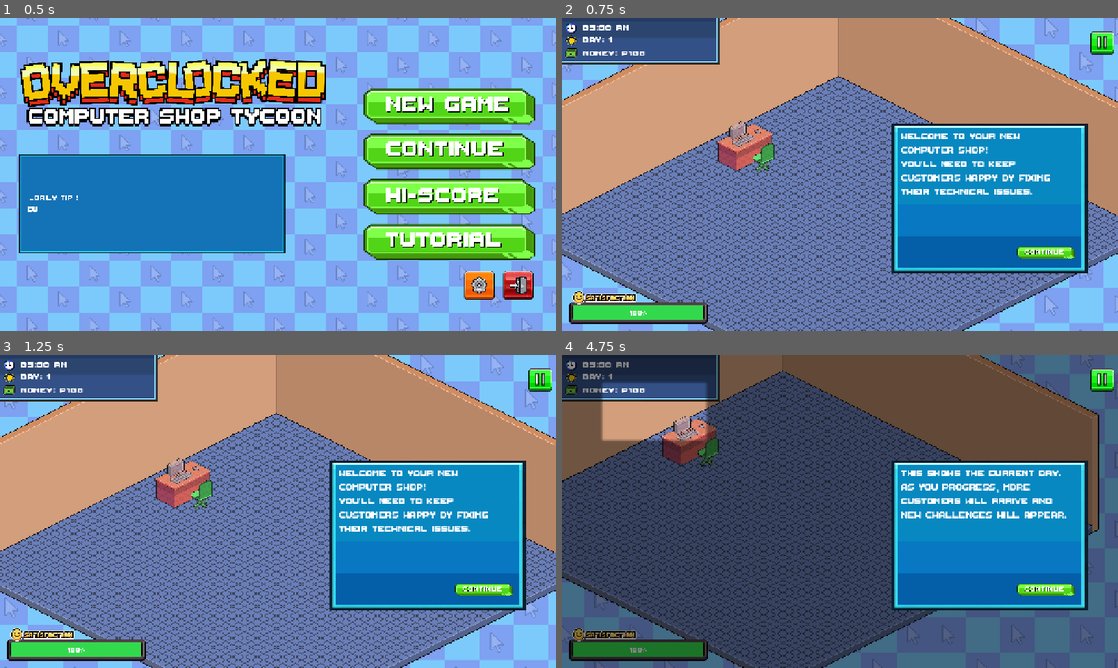
Above: before the commit, frames 1-4 (two rows, left to right).
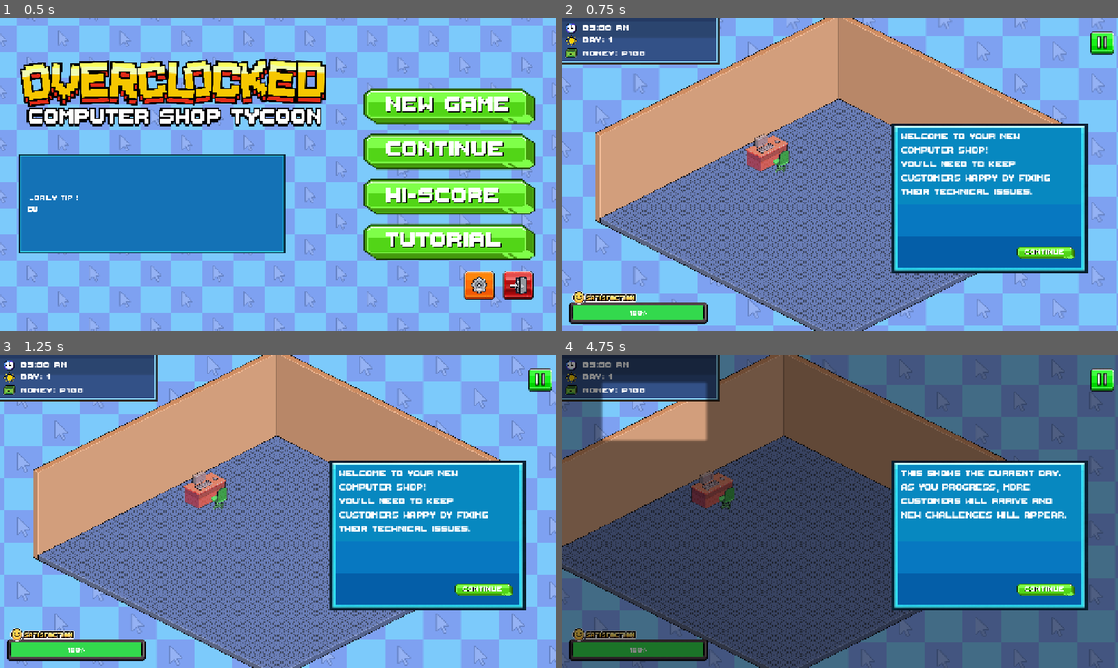
Above: after the commit, the same moments.

Repository: vinnyy-ph/gvd-project-overclocked
Game: Godot game, scene res://ui/main_menu_v2/MainMenuV2.tscn
The game is run twice, just before and just after one commit, with the same random seed, the same clock (stepped at 60 frames per second) and the same inputs. Sound files missing from this copy of the repository are replaced by a short silence.
Inputs (mouse positions are in pixels of both pictures, inside the frame that each line leads up to):
- Up to frame 1 (0.5 s): no input
- Up to frame 2 (0.75 s): click (1012, 243) at 0.5 s
- Up to frame 3 (1.25 s): no input
- Up to frame 4 (4.75 s): click (1045, 589) at 1.25 s; tap Enter at 2 s; move the mouse to (962, 495) at 2.02 s; hold Right (ui_right) 2.03-2.75 s; click (962, 495) at 2.17 s; drag from (728, 527) to (812, 574) at 2.77 s; move the mouse to (895, 442) at 3.52 s; hold Right (ui_right) 3.53-4.25 s; click (895, 442) at 3.67 s; drag from (812, 574) to (673, 464) at 4.27 s

Frame 1 is identical in both runs. In frame 2, 43% of the frame differs, in the area x 0-100%, y 0-100%; in frame 3, 43%; in frame 4, 39%.

Commit message:
Add mobile pinch-zoom and adaptive camera
Enable touch support for camera dragging and two-finger pinch zoom in shop_floor scrollable scripts; add a unified _zoom_camera helper, calculate dynamic min_zoom based on viewport vs scene size, and improve clamp_camera to center when fully zoomed out. Update tutorial variant with the same touch/zoom logic. Add a checkered background TextureRect with a shader material to the tutorial scene. Also tweak settings.tscn slider defaults (max=1.0, step=0.01, value=0.8) for audio sliders.

Diff:
--- a/core/shop_floor/shop_floor_scrollable.gd
+++ b/core/shop_floor/shop_floor_scrollable.gd
@@ -27,6 +27,11 @@
 var dragging: bool = false
 var last_drag_position: Vector2 = Vector2.ZERO
 
+# --- MOBILE CAMERA VARIABLES ---
+var touches: Dictionary = {}
+var last_pinch_distance: float = -1.0
+const SCENE_SIZE = Vector2(3064.0, 1408.0)
+
 # --- ANIMATION VARIABLES ---
 var base_positions: Array = []
 var float_time: float = 0.0
@@ -65,7 +70,15 @@
 	AudioManager.play_bgm("shop")
 	PauseMenu.pause_button.visible = true
 	randomize()
+
+	# Initial camera setup
 	camera.position = Vector2(1532, 704)
+
+	# Calculate dynamic min zoom to show the whole scene on any screen
+	var vs = get_viewport_rect().size
+	min_zoom = min(vs.x / SCENE_SIZE.x, vs.y / SCENE_SIZE.y)
+	camera.zoom = Vector2(max(min_zoom, 0.5), max(min_zoom, 0.5))
+
 	clamp_camera()
 
 	customer_selected.connect(_on_customer_selected)
@@ -703,39 +716,82 @@
 func handle_drag_and_zoom(event):
 	if is_customer_dragging: return
 
-	if event is InputEventMouseButton:
+	if event is InputEventScreenTouch:
+		if event.pressed:
+			touches[event.index] = event.position
+		else:
+			touches.erase(event.index)
+			last_pinch_distance = -1.0
+
+	elif event is InputEventScreenDrag:
+		touches[event.index] = event.position
+		if touches.size() == 1:
+			# Single finger drag - move camera
+			camera.position -= event.relative / camera.zoom
+			clamp_camera()
+			last_pinch_distance = -1.0
+		elif touches.size() == 2:
+			# Two finger pinch - zoom camera
+			var keys = touches.keys()
+			var pos1 = touches[keys[0]]
+			var pos2 = touches[keys[1]]
+			var current_dist = pos1.distance_to(pos2)
+			var center_point = (pos1 + pos2) / 2.0
+
+			if last_pinch_distance > 0:
+				var zoom_factor = current_dist / last_pinch_distance
+				_zoom_camera(zoom_factor, center_point)
+			last_pinch_distance = current_dist
+
+	elif event is InputEventMouseButton:
 		if event.button_index == MOUSE_BUTTON_WHEEL_UP and event.pressed:
-			camera.zoom = Vector2(min(camera.zoom.x + 0.1, max_zoom), min(camera.zoom.y + 0.1, max_zoom))
+			_zoom_camera(1.1, event.position)
 		elif event.button_index == MOUSE_BUTTON_WHEEL_DOWN and event.pressed:
-			camera.zoom = Vector2(max(camera.zoom.x - 0.1, min_zoom), max(camera.zoom.y - 0.1, min_zoom))
+			_zoom_camera(0.9, event.position)
 		elif event.button_index == MOUSE_BUTTON_LEFT:
 			dragging = event.pressed
-			if dragging: last_drag_position = event.position
+
+	elif event is InputEventMouseMotion and dragging:
+		camera.position -= event.relative / camera.zoom
 		clamp_camera()
+
 	elif event is InputEventMagnifyGesture:
-		var new_zoom = camera.zoom * event.factor
-		camera.zoom.x = clamp(new_zoom.x, min_zoom, max_zoom)
-		camera.zoom.y = clamp(new_zoom.y, min_zoom, max_zoom)
-		clamp_camera()
-	elif event is InputEventMouseMotion and dragging:
-		camera.position.x -= (event.position.x - last_drag_position.x) / camera.zoom.x
-		camera.position.y -= (event.position.y - last_drag_position.y) / camera.zoom.y
-		last_drag_position = event.position
-		clamp_camera()
-	elif event is InputEventScreenTouch:
-		dragging = event.pressed
-		if dragging: last_drag_position = event.position
-	elif event is InputEventScreenDrag and dragging:
-		camera.position.x -= (event.position.x - last_drag_position.x) / camera.zoom.x
-		camera.position.y -= (event.position.y - last_drag_position.y) / camera.zoom.y
-		last_drag_position = event.position
-		clamp_camera()
+		# Native gesture support (macOS/iOS)
+		_zoom_camera(event.factor, get_viewport().get_mouse_position())
+
+func _zoom_camera(factor: float, center_point: Vector2):
+	var old_zoom = camera.zoom
+	var new_zoom_val = clamp(old_zoom.x * factor, min_zoom, max_zoom)
+	var new_zoom = Vector2(new_zoom_val, new_zoom_val)
+
+	if old_zoom == new_zoom:
+		return
+
+	# Zoom towards the center point (cursor or pinch center)
+	var vs = get_viewport_rect().size
+	var center_offset = center_point - (vs / 2.0)
+
+	var world_pos_before = camera.position + (center_offset / old_zoom)
+	camera.zoom = new_zoom
+	var world_pos_after = camera.position + (center_offset / new_zoom)
+
+	camera.position += (world_pos_before - world_pos_after)
+	clamp_camera()
 
 func clamp_camera():
 	var vs = get_viewport_rect().size
-	var hw = (vs.x / camera.zoom.x) / 2.0
-	var hh = (vs.y / camera.zoom.y) / 2.0
-	if (vs.x / camera.zoom.x) > 3064.0: camera.position.x = 3064.0 / 2.0
-	else: camera.position.x = clamp(camera.position.x, hw, 3064.0 - hw)
-	if (vs.y / camera.zoom.y) > 1408.0: camera.position.y = 1408.0 / 2.0
-	else: camera.position.y = clamp(camera.position.y, hh, 1408.0 - hh)
+	# Effective size of viewport in world units
+	var view_size = vs / camera.zoom
+
+	# Center if zoom is too far out
+	if view_size.x >= SCENE_SIZE.x:
+		camera.position.x = SCENE_SIZE.x / 2.0
+	else:
+		var margin_x = view_size.x / 2.0
+		camera.position.x = clamp(camera.position.x, margin_x, SCENE_SIZE.x - margin_x)
+
+	if view_size.y >= SCENE_SIZE.y:
+		camera.position.y = SCENE_SIZE.y / 2.0
+	else:
+		var margin_y = view_size.y / 2.0
+		camera.position.y = clamp(camera.position.y, margin_y, SCENE_SIZE.y - margin_y)
--- a/core/shop_floor/shop_floor_scrollable_tutorial.gd
+++ b/core/shop_floor/shop_floor_scrollable_tutorial.gd
@@ -17,6 +17,13 @@
 var scroll_speed: float = 900.0
 var dragging: bool = false
 var last_drag_position: Vector2 = Vector2.ZERO
+
+# --- MOBILE CAMERA VARIABLES ---
+var touches: Dictionary = {}
+var last_pinch_distance: float = -1.0
+var min_zoom: float = 0.5
+var max_zoom: float = 1.5
+const SCENE_SIZE = Vector2(3064.0, 1408.0)
 
 # --- ANIMATION & TUTORIAL VARIABLES ---
 var base_positions: Array = []
@@ -114,8 +121,16 @@
 	AudioManager.play_bgm("shop")
 	PauseMenu.pause_button.visible = true
 	randomize()
+
+	# Initial camera setup
 	camera.position = Vector2(1532, 704)
 	initial_cam_pos = camera.position
+
+	# Calculate dynamic min zoom to show the whole scene on any screen
+	var vs = get_viewport_rect().size
+	min_zoom = min(vs.x / SCENE_SIZE.x, vs.y / SCENE_SIZE.y)
+	camera.zoom = Vector2(max(min_zoom, 0.5), max(min_zoom, 0.5))
+
 	clamp_camera()
 
 	customer_selected.connect(_on_customer_selected)
@@ -646,25 +661,82 @@
 func handle_drag_and_zoom(event):
 	if is_customer_dragging: return
 
-	if event is InputEventScreenTouch or (event is InputEventMouseButton and event.button_index == MOUSE_BUTTON_LEFT):
-		dragging = event.pressed
-		if dragging: last_drag_position = event.position
-	elif event is InputEventScreenDrag or (event is InputEventMouseMotion and dragging):
-		camera.position.x -= (event.position.x - last_drag_position.x) / camera.zoom.x
-		camera.position.y -= (event.position.y - last_drag_position.y) / camera.zoom.y
-		last_drag_position = event.position
+	if event is InputEventScreenTouch:
+		if event.pressed:
+			touches[event.index] = event.position
+		else:
+			touches.erase(event.index)
+			last_pinch_distance = -1.0
+
+	elif event is InputEventScreenDrag:
+		touches[event.index] = event.position
+		if touches.size() == 1:
+			# Single finger drag - move camera
+			camera.position -= event.relative / camera.zoom
+			clamp_camera()
+			last_pinch_distance = -1.0
+		elif touches.size() == 2:
+			# Two finger pinch - zoom camera
+			var keys = touches.keys()
+			var pos1 = touches[keys[0]]
+			var pos2 = touches[keys[1]]
+			var current_dist = pos1.distance_to(pos2)
+			var center_point = (pos1 + pos2) / 2.0
+
+			if last_pinch_distance > 0:
+				var zoom_factor = current_dist / last_pinch_distance
+				_zoom_camera(zoom_factor, center_point)
+			last_pinch_distance = current_dist
+
+	elif event is InputEventMouseButton:
+		if event.button_index == MOUSE_BUTTON_WHEEL_UP and event.pressed:
+			_zoom_camera(1.1, event.position)
+		elif event.button_index == MOUSE_BUTTON_WHEEL_DOWN and event.pressed:
+			_zoom_camera(0.9, event.position)
+		elif event.button_index == MOUSE_BUTTON_LEFT:
+			dragging = event.pressed
+
+	elif event is InputEventMouseMotion and dragging:
+		camera.position -= event.relative / camera.zoom
 		clamp_camera()
+
 	elif event is InputEventMagnifyGesture:
-		var new_zoom = camera.zoom * event.factor
-		camera.zoom.x = clamp(new_zoom.x, 0.5, 1.5)
-		camera.zoom.y = clamp(new_zoom.y, 0.5, 1.5)
-		clamp_camera()
+		# Native gesture support (macOS/iOS)
+		_zoom_camera(event.factor, get_viewport().get_mouse_position())
+
+func _zoom_camera(factor: float, center_point: Vector2):
+	var old_zoom = camera.zoom
+	var new_zoom_val = clamp(old_zoom.x * factor, min_zoom, max_zoom)
+	var new_zoom = Vector2(new_zoom_val, new_zoom_val)
+
+	if old_zoom == new_zoom:
+		return
+
+	# Zoom towards the center point (cursor or pinch center)
+	var vs = get_viewport_rect().size
+	var center_offset = center_point - (vs / 2.0)
+
+	var world_pos_before = camera.position + (center_offset / old_zoom)
+	camera.zoom = new_zoom
+	var world_pos_after = camera.position + (center_offset / new_zoom)
+
+	camera.position += (world_pos_before - world_pos_after)
+	clamp_camera()
 
 func clamp_camera():
 	var vs = get_viewport_rect().size
-	var hw = (vs.x / camera.zoom.x) / 2.0
-	var hh = (vs.y / camera.zoom.y) / 2.0
-	if (vs.x / camera.zoom.x) > 3064.0: camera.position.x = 3064.0 / 2.0
-	else: camera.position.x = clamp(camera.position.x, hw, 3064.0 - hw)
-	if (vs.y / camera.zoom.y) > 1408.0: camera.position.y = 1408.0 / 2.0
-	else: camera.position.y = clamp(camera.position.y, hh, 1408.0 - hh)
+	# Effective size of viewport in world units
+	var view_size = vs / camera.zoom
+
+	# Center if zoom is too far out
+	if view_size.x >= SCENE_SIZE.x:
+		camera.position.x = SCENE_SIZE.x / 2.0
+	else:
+		var margin_x = view_size.x / 2.0
+		camera.position.x = clamp(camera.position.x, margin_x, SCENE_SIZE.x - margin_x)
+
+	if view_size.y >= SCENE_SIZE.y:
+		camera.position.y = SCENE_SIZE.y / 2.0
+	else:
+		var margin_y = view_size.y / 2.0
+		camera.position.y = clamp(camera.position.y, margin_y, SCENE_SIZE.y - margin_y)
--- a/core/shop_floor/shop_floor_scrollable_tutorial.tscn
+++ b/core/shop_floor/shop_floor_scrollable_tutorial.tscn
@@ -6,8 +6,10 @@
 [ext_resource type="Texture2D" uid="uid://dncuf4bc67nf8" path="res://assets/images/shop_floor/empty_slot.png" id="4_nxgym"]
 [ext_resource type="Texture2D" uid="uid://471gktlsd0dc" path="res://assets/images/shop_floor/emotions/happy.png" id="6_nxgym"]
 [ext_resource type="Texture2D" uid="uid://gjcbhw4gcrqt" path="res://assets/images/issue.png" id="7_6s41h"]
+[ext_resource type="Shader" uid="uid://bvlnophccpwe4" path="res://ui/main_menu_v2/MainMenuV2.gdshader" id="8_a5a7q"]
 [ext_resource type="FontFile" uid="uid://ysv7bka211fd" path="res://assets/fonts/ThaleahFat.ttf" id="8_xpdn8"]
 [ext_resource type="Texture2D" uid="uid://d0ax5bxdt15np" path="res://assets/images/Group 20.png" id="9_6j3qw"]
+[ext_resource type="Texture2D" uid="uid://hpkr7d6r1dyh" path="res://assets/images/main_menu/checkered_bg.png" id="9_7leac"]
 [ext_resource type="Texture2D" uid="uid://cw07bd74n6wfj" path="res://assets/images/shop_floor/waitingcustomer.png" id="10_j1p5v"]
 [ext_resource type="Texture2D" uid="uid://dhfcdmvxc2y6q" path="res://assets/images/statsicon.png" id="10_nskys"]
 [ext_resource type="Texture2D" uid="uid://d4be7unxpmdlh" path="res://assets/images/pausepanel.png" id="11_lb4gu"]
@@ -16,6 +18,10 @@
 [ext_resource type="Texture2D" uid="uid://brf7ju6xse0gb" path="res://assets/images/exit.png" id="13_s65hm"]
 [ext_resource type="Texture2D" uid="uid://da0kr3y1u7k6f" path="res://assets/images/satisfaction_bar.png" id="16_04kbf"]
 
+[sub_resource type="ShaderMaterial" id="ShaderMaterial_j1p5v"]
+shader = ExtResource("8_a5a7q")
+shader_parameter/scroll_speed = Vector2(0.05, -0.05)
+
 [sub_resource type="Gradient" id="Gradient_04kbf"]
 colors = PackedColorArray(1, 1, 1, 1, 1, 1, 1, 0)
 
@@ -29,21 +35,19 @@
 
 [node name="World" type="Node2D" parent="." unique_id=495853787]
 
-[node name="Parallax2D" type="Parallax2D" parent="World" unique_id=289474377]
-repeat_size = Vector2(1843, 0)
-autoscroll = Vector2(50, 0)
-repeat_times = 4
-
-[node name="Sprite2D" type="Sprite2D" parent="World/Parallax2D" unique_id=943323864]
-scale = Vector2(1.2, 1.2)
-texture = ExtResource("2_tryt6")
-centered = false
-
-[node name="Sprite2D2" type="Sprite2D" parent="World/Parallax2D" unique_id=344089834]
-position = Vector2(0, -1464)
-scale = Vector2(1.2, 1.2)
-texture = ExtResource("2_tryt6")
-centered = false
+[node name="ParallaxCheckeredBG" type="TextureRect" parent="World" unique_id=1064387490]
+z_index = -1
+material = SubResource("ShaderMaterial_j1p5v")
+anchors_preset = 15
+anchor_right = 1.0
+anchor_bottom = 1.0
+offset_left = -58.0
+offset_top = -150.0
+offset_right = 3099.3333
+offset_bottom = 1626.0
+grow_horizontal = 2
+grow_vertical = 2
+texture = ExtResource("9_7leac")
 
 [node name="Background" type="Node2D" parent="World" unique_id=142257243]
 position = Vector2(1532, 704)
--- a/ui/settings/settings.tscn
+++ b/ui/settings/settings.tscn
@@ -89,6 +89,9 @@
 theme_override_styles/slider = SubResource("StyleBoxTexture_fayoa")
 theme_override_styles/grabber_area = SubResource("StyleBoxTexture_gweul")
 theme_override_styles/grabber_area_highlight = SubResource("StyleBoxTexture_y7dpk")
+max_value = 1.0
+step = 0.01
+value = 0.8
 
 [node name="SFXSlider" type="HSlider" parent="." unique_id=348471257]
 custom_minimum_size = Vector2(20, 24)
@@ -109,6 +112,9 @@
 theme_override_styles/slider = SubResource("StyleBoxTexture_fayoa")
 theme_override_styles/grabber_area = SubResource("StyleBoxTexture_gweul")
 theme_override_styles/grabber_area_highlight = SubResource("StyleBoxTexture_y7dpk")
+max_value = 1.0
+step = 0.01
+value = 0.8
 
 [node name="Yes" type="TextureButton" parent="." unique_id=1271053677]
 layout_mode = 0
